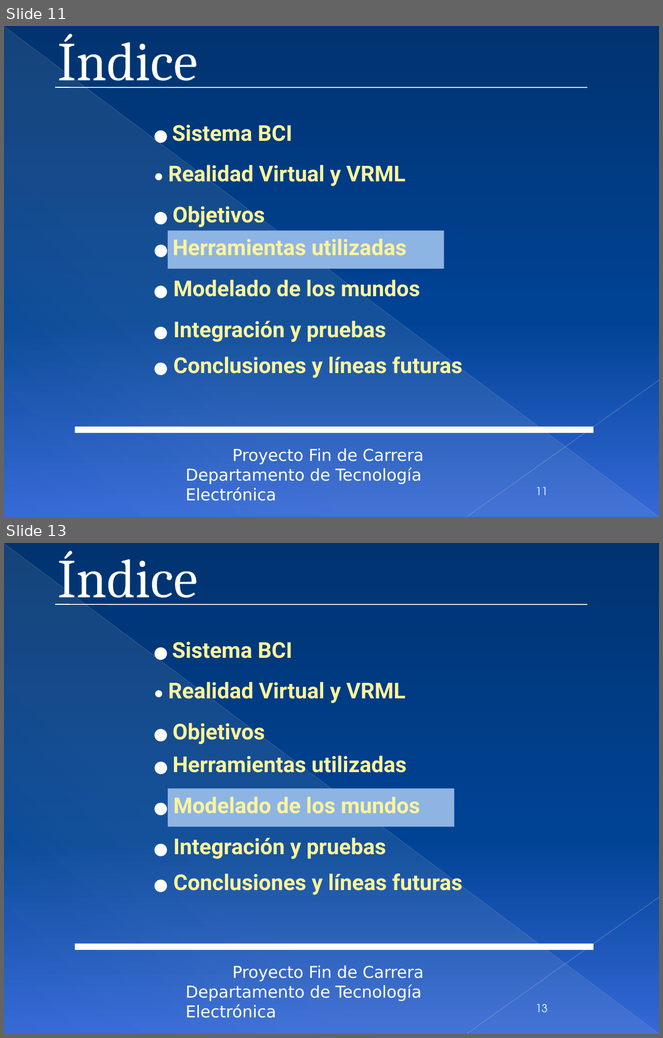
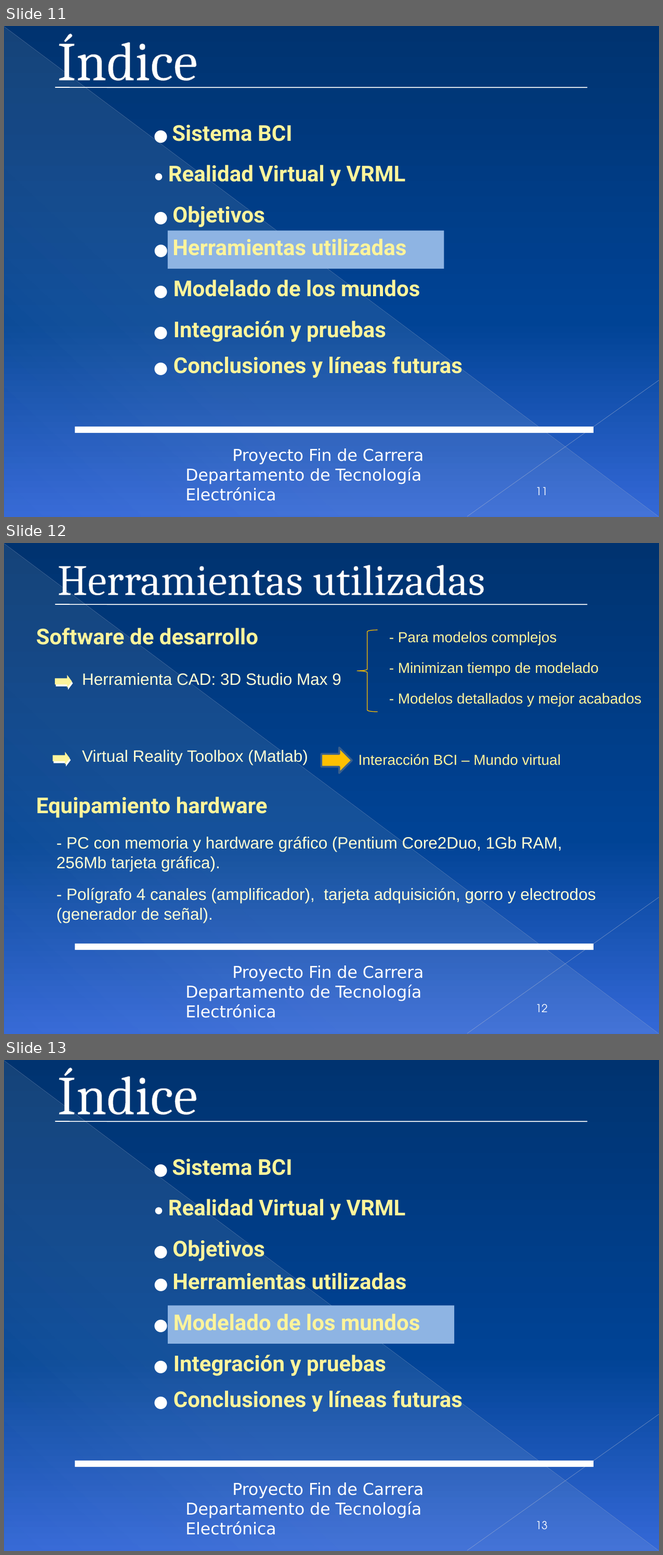
Before and after one commit to mjromper/test, a slide deck: DOCUMENTACION/presentacion/presentacionPFC27.pptx. Shown one above the other, each under a label of ours: slides 11 and 13 before the commit, slides 11, 12 and 13 after it; the slides between them are not shown. The pictures are 663x1038 and 663x1555 pixels, drawn with LibreOffice and Linux fonts; fonts in the diff are those of the drawing; background and template pictures are left out. Boxes give left, top, right and bottom in pixels: in the first picture for what was removed or moved away, otherwise in the second. Text is boxed around its words. In the diff, an @@ line names an element or a change of style, - is before the commit and + after.

```diff
--- a/DOCUMENTACION/presentacion/presentacionPFC27.pptx
+++ b/DOCUMENTACION/presentacion/presentacionPFC27.pptx
@@ slide 12 added at box(4, 543, 659, 1034), background gradient #003371 to #004396 to #3566D7; not listed: 5 template elements that a slide beside it also shows @@
@@ title added at box(58, 565, 485, 604), 47.7 pt, text #FFFFFF @@
+Herramientas utilizadas
@@ line added from (55, 604) to (588, 604), #FFFFFF 1 pt @@
@@ text added at box(36, 628, 258, 650), 24 pt, text #FDF49B, bold @@
+Software de desarrollo
@@ left brace added at box(357, 630, 377, 712), outline #FFC000 0.75 pt @@
@@ text added at box(398, 631, 557, 645), 16 pt, text #FDF49B @@
+- Para modelos complejos
@@ text added at box(398, 662, 599, 676), 16 pt, text #FDF49B @@
+- Minimizan tiempo de modelado
@@ right arrow added at box(55, 676, 72, 687), fill #FDF49B, outline #FDF49B 0.75 pt @@
@@ text added at box(82, 673, 341, 688), 18 pt, text #FFFFD5 @@
+Herramienta CAD: 3D Studio Max 9
@@ text added at box(398, 693, 642, 706), 16 pt, text #FDF49B @@
+- Modelos detallados y mejor acabados
@@ right arrow added at box(53, 753, 70, 764), fill #FDF49B, outline #FDF49B 0.75 pt @@
@@ text added at box(82, 750, 308, 765), 18 pt, text #FFFFD5 @@
+Virtual Reality Toolbox (Matlab)
@@ right arrow added at box(321, 747, 352, 773), fill #FFC000, outline #3A5F8C 2 pt @@
@@ text added at box(359, 754, 561, 766), 16 pt, text #FDF49B @@
+Interacción BCI – Mundo virtual
@@ text added at box(36, 797, 268, 818), 24 pt, text #FDF49B, bold @@
+Equipamiento hardware
@@ text added at box(57, 836, 562, 872), 18 pt, text #FFFFD5 @@
+- PC con memoria y hardware gráfico (Pentium Core2Duo, 1Gb RAM, 256Mb tarjeta gráfica).
@@ text added at box(57, 888, 596, 923), 18 pt, text #FFFFD5 @@
+- Polígrafo 4 canales (amplificador), tarjeta adquisición, gorro y electrodos (generador de señal).
@@ page number added at box(536, 1004, 548, 1013), 12 pt, text #FFFFFF @@
+12
```
Also in this commit, not shown: 6 slides changed, 1 other slide added, 1 slide removed.
